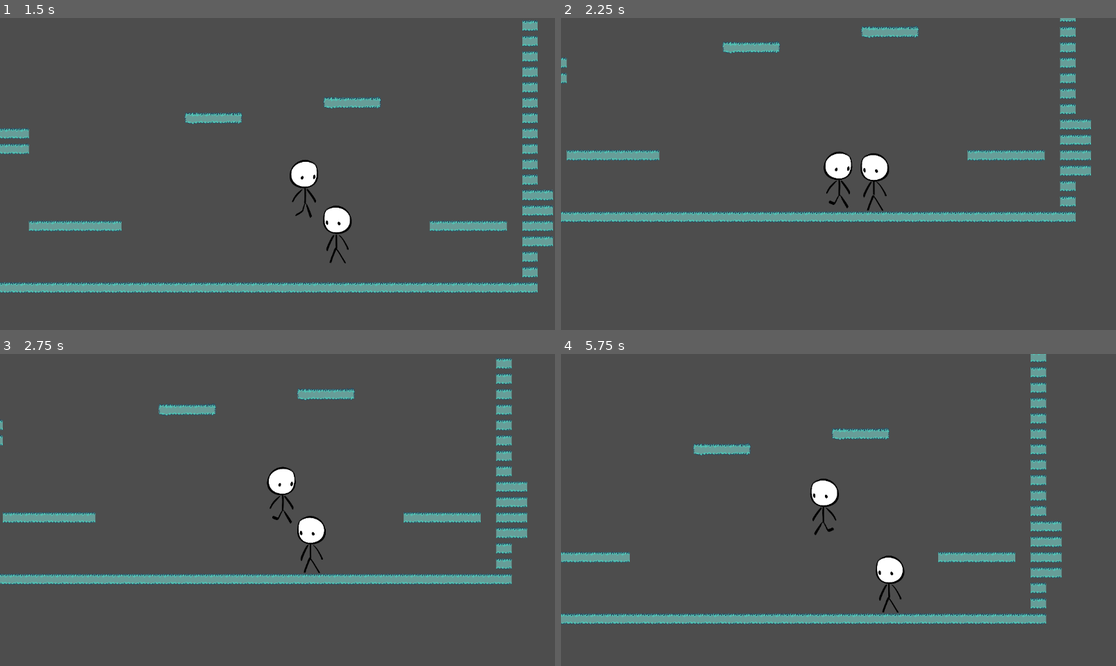
Above: before the commit, frames 1-4 (two rows, left to right).
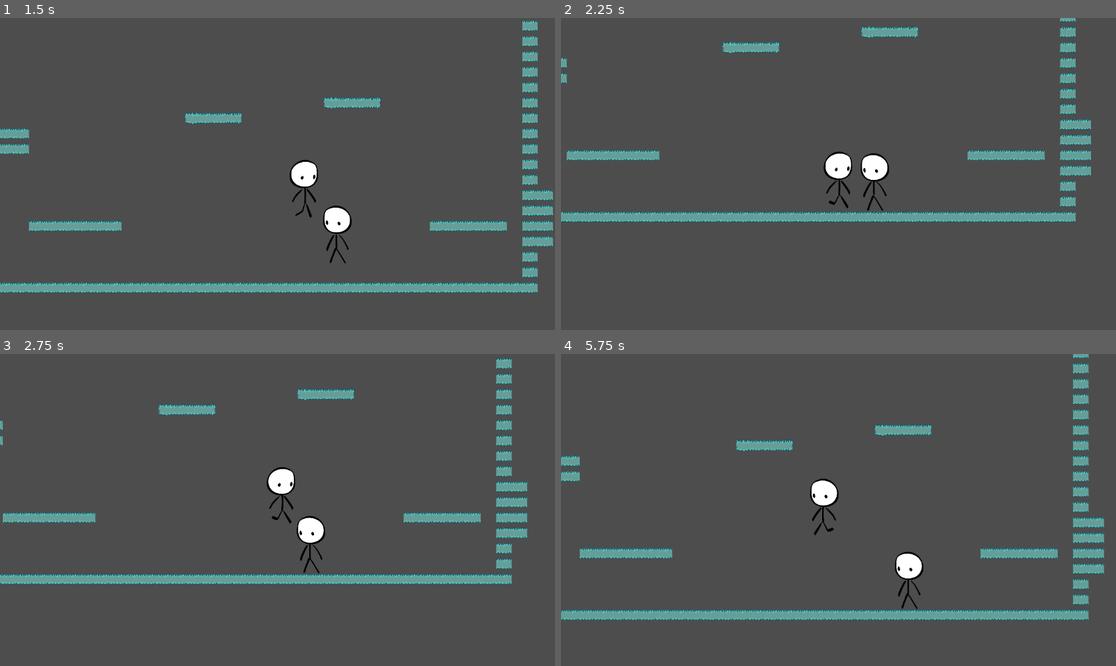
Above: after the commit, the same moments.

Repository: DCEYT/P17-Gamejam-Project
Game: Godot game, scene res://Scenes/main menu.tscn
Same seed, same stepped clock (60 frames per second), same inputs: the game is played once before the commit and once after it.
Inputs:
- Up to frame 1 (1.5 s): click "Start Game" at 0.5 s; hold D (Move Right) from 1.28 s (still down); tap H (Dash) at 1.35 s
- Up to frame 2 (2.25 s): keep holding D (Move Right); tap W (Jump) at 1.52 s; tap Shift (Run) at 2.1 s
- Up to frame 3 (2.75 s): keep holding D (Move Right); tap W (Jump) at 2.27 s
- Up to frame 4 (5.75 s): release D (Move Right) at 2.78 s; hold A (Move Left) 2.78-3.53 s; tap H (Dash) at 2.85, 4.35 s; hold D (Move Right) 3.53-5.03 s; tap Shift (Run) at 3.6, 5.1 s; tap W (Jump) at 3.77, 4.52, 5.27 s; hold A (Move Left) from 5.03 s (still down)

Frame 1 is identical in both runs. In frame 2, 0.3% of the frame differs, in the area x 0-96%, y 0-66%; in frame 3, 0.3%; in frame 4, 11%, in the area x 0-98%, y 0-87%.

Commit message:
ermaglerp

Diff:
--- a/Scenes/enemy_1.gd
+++ b/Scenes/enemy_1.gd
@@ -2,7 +2,7 @@
 
 class_name Enemy11
 
-const speed = 400
+const speed = 100
 
 var is_enemy_chase: bool = false
 
Not shown: 1 places in Scenes/main.tscn that only renumber resources
